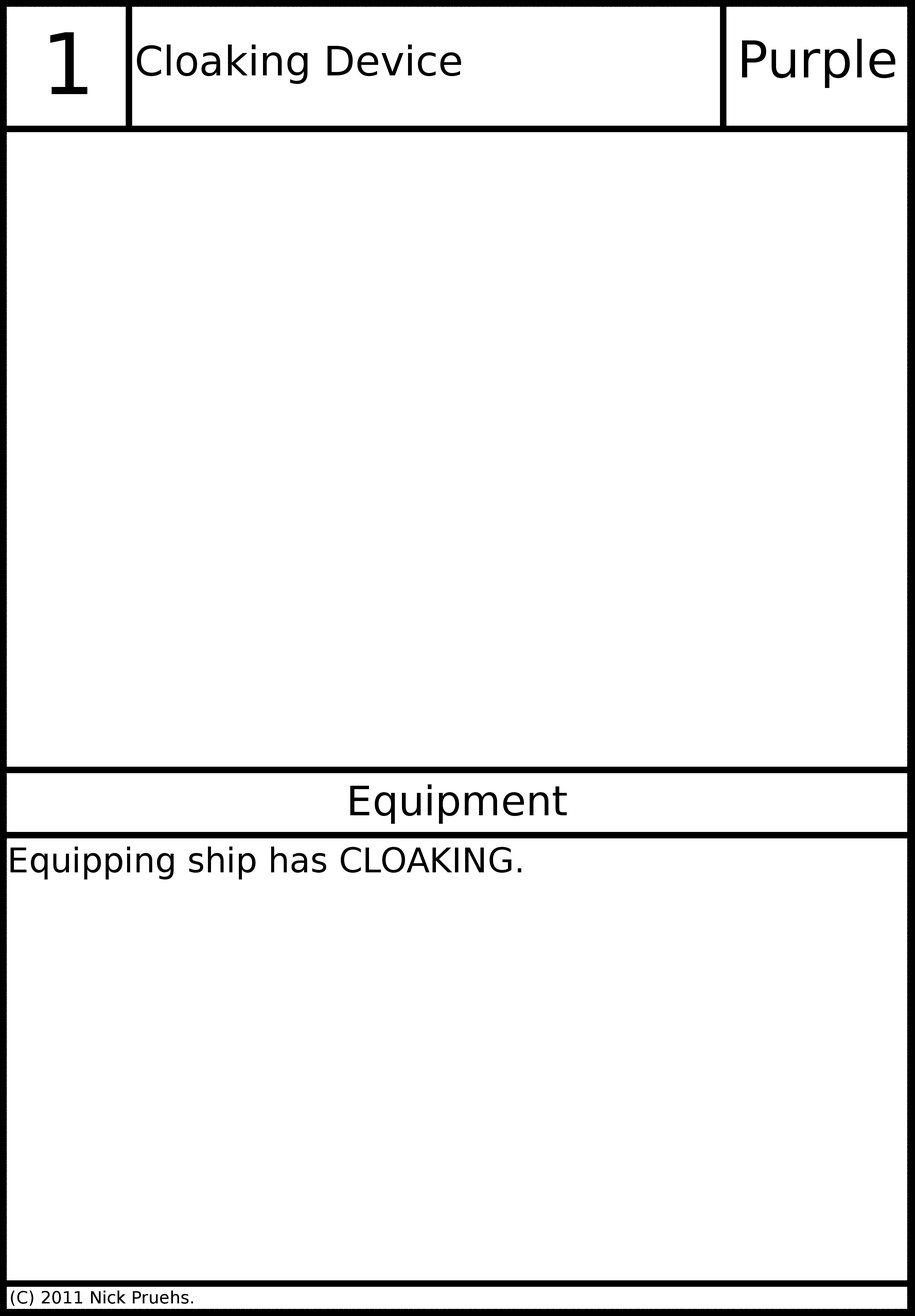
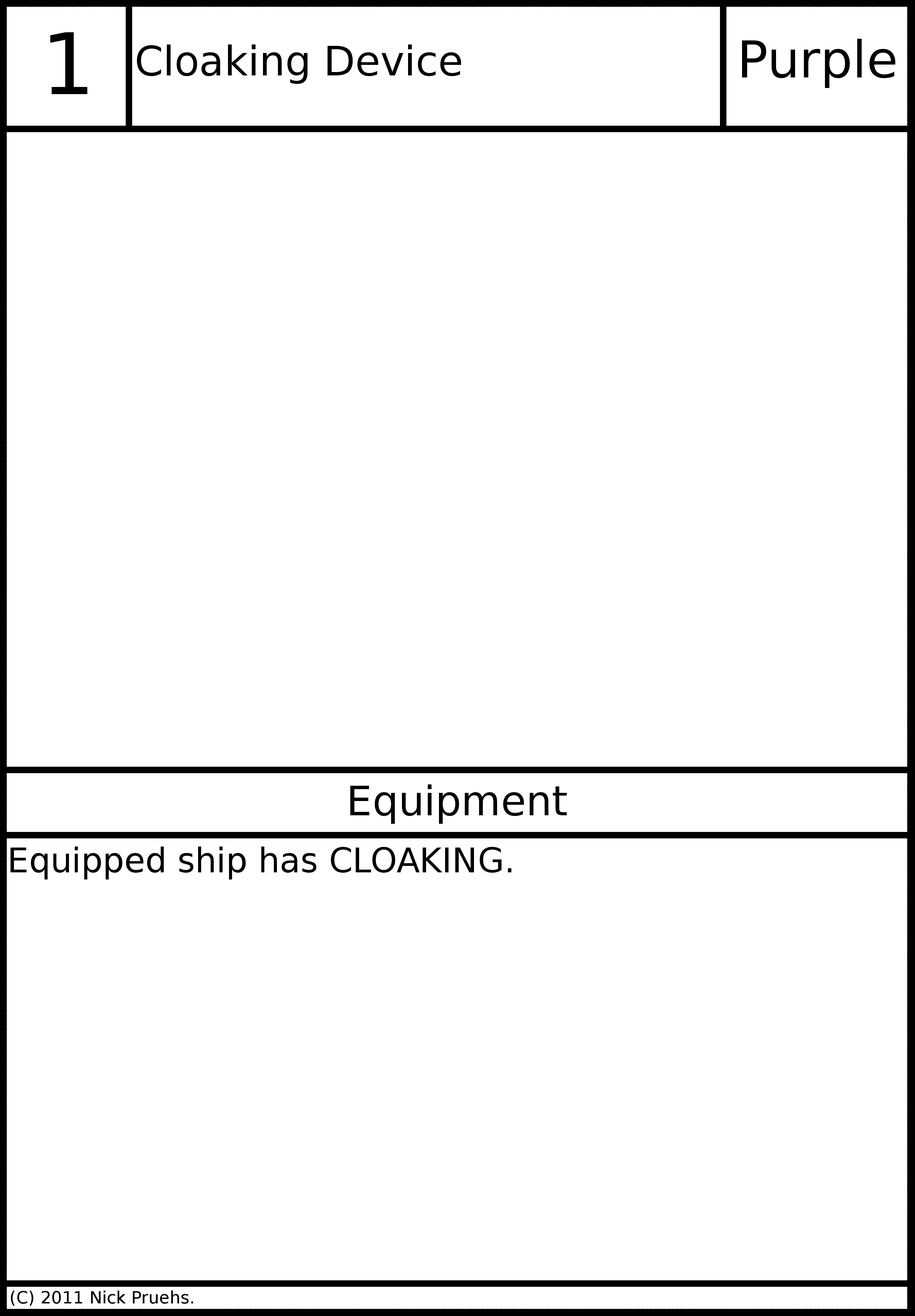
Comparing the layer stacks of the two 915×1316 images. Changes:
painted on "Card Text" over (x1=126, y1=846, x2=521, y2=880)
